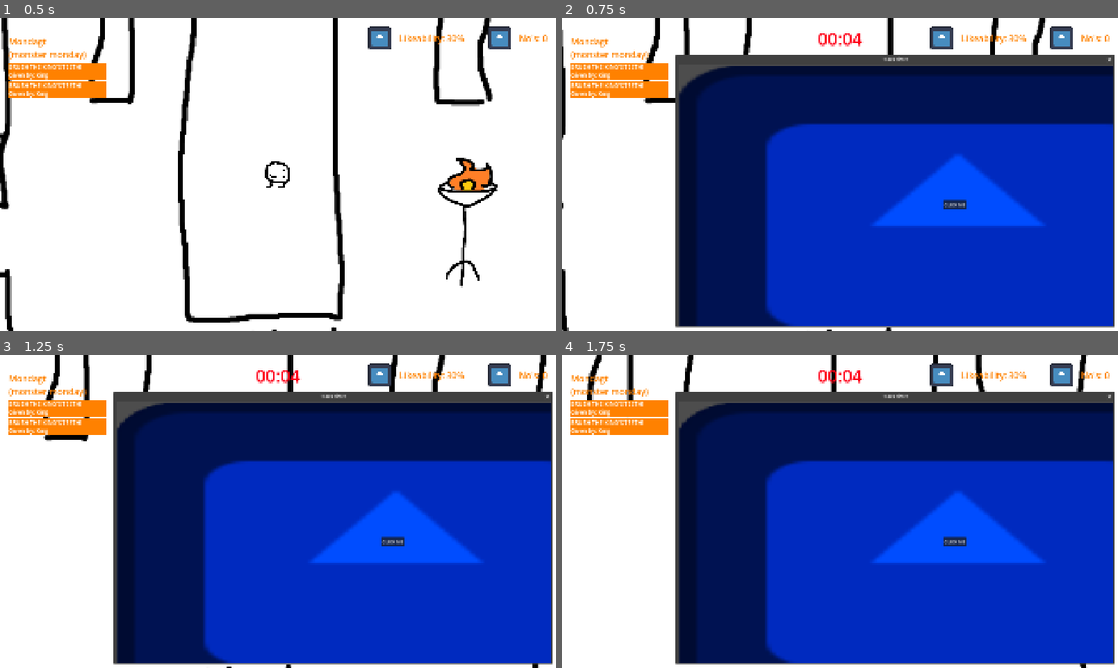
Above: before the commit, frames 1-4 (two rows, left to right).
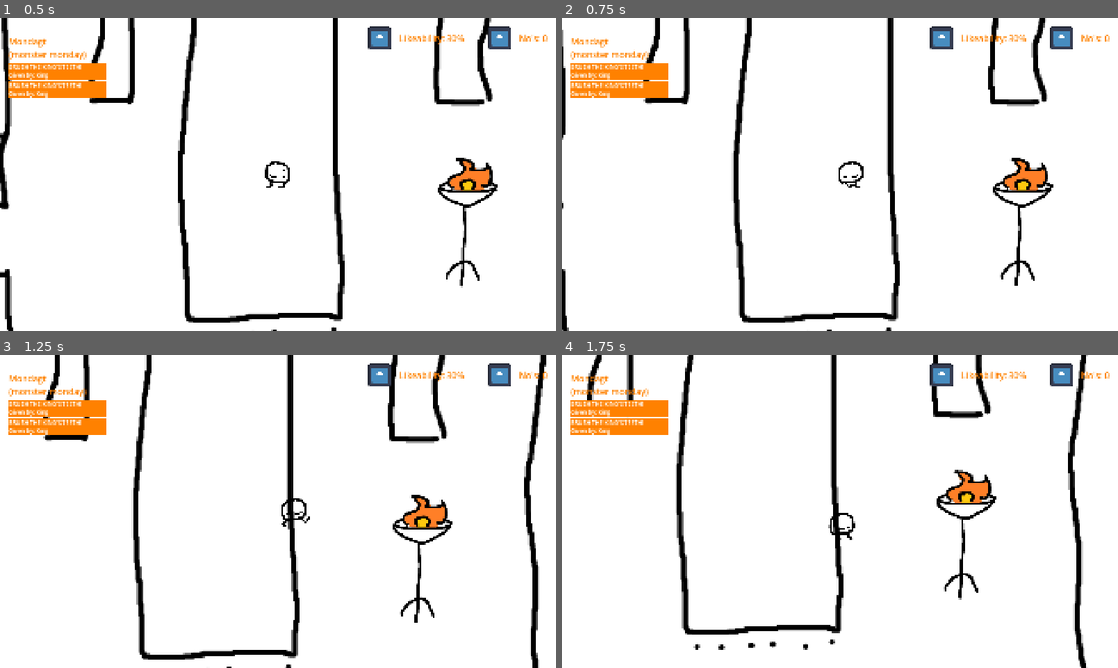
Above: after the commit, the same moments.

Repository: clara0201/NotToday
Game: Godot game, scene res://scenes/main scene/castle.tscn
Same seed, same stepped clock (60 frames per second), same inputs: the game is played once before the commit and once after it. The engine's default icon, where the game draws it, is replaced by a stand-in: a white triangle on a blue panel in a dark square.
Inputs:
- Up to frame 1 (0.5 s): no input
- Up to frame 2 (0.75 s): tap Enter at 0.5 s; hold D (right) from 0.53 s (still down); hold M (MinigamePhase) from 0.53 s (still down)
- Up to frame 3 (1.25 s): keep holding D (right); keep holding M (MinigamePhase)
- Up to frame 4 (1.75 s): release D (right) at 1.28 s; release M (MinigamePhase) at 1.28 s; hold S (down) from 1.28 s (still down); tap M (MinigamePhase) at 1.35 s

Frame 1 is identical in both runs. In frame 2, 69% of the frame differs, in the area x 20-100%, y 4-99%; in frame 3, 69%; in frame 4, 69%.
Error after the commit: Parse Error: Could not find type "NPC" in the current scope. (res://scripts/game_manager.gd:186)

Commit message:
I do not know no more

Diff:
--- a/not-today/project.godot
+++ b/not-today/project.godot
@@ -50,6 +50,11 @@
 "events": [Object(InputEventKey,"resource_local_to_scene":false,"resource_name":"","device":-1,"window_id":0,"alt_press …(192 unchanged characters)…
 ]
 }
+interact={
+"deadzone": 0.2,
+"events": [Object(InputEventKey,"resource_local_to_scene":false,"resource_name":"","device":-1,"window_id":0,"alt_pressed":false,"shift_pressed":false,"ctrl_pressed":false,"meta_pressed":false,"pressed":false,"keycode":0,"physical_keycode":69,"key_label":0,"unicode":101,"location":0,"echo":false,"script":null)
+]
+}
 
 [physics]
 
--- a/not-today/scenes/main scene/castle.tscn
+++ b/not-today/scenes/main scene/castle.tscn
@@ -15,6 +15,8 @@
 [ext_resource type="Texture2D" uid="uid://cm0150lw5ilec" path="res://scenes/main scene/SpriteTemp01.png" id="7_3mmif"]
 [ext_resource type="PackedScene" uid="uid://b075itcslrm22" path="res://scenes/task_ticket.tscn" id="10_s1hkd"]
 [ext_resource type="Texture2D" uid="uid://ugkqlvikvgvn" path="res://icon.svg" id="11_ohiwn"]
+[ext_resource type="PackedScene" uid="uid://bg7wn8rka1eih" path="res://scenes/npc.tscn" id="13_ioo1u"]
+[ext_resource type="Resource" uid="uid://bvtg367mobflc" path="res://data/npcs/king.tres" id="14_4aumm"]
 [ext_resource type="Script" uid="uid://cwm1hhjt23vqp" path="res://scripts/day_over_layer.gd" id="16_cq7t8"]
 
 [sub_resource type="CircleShape2D" id="CircleShape2D_g4qgy"]
@@ -194,6 +196,10 @@
 visible = false
 shape = SubResource("CircleShape2D_dhvi1")
 
+[node name="King" parent="." unique_id=272560002 instance=ExtResource("13_ioo1u")]
+position = Vector2(348, -452)
+npc_data = ExtResource("14_4aumm")
+
 [node name="Sprite2D2" type="Sprite2D" parent="." unique_id=1659786690]
 position = Vector2(672, 152)
 texture = ExtResource("3_4jbif")
--- a/not-today/scripts/game_manager.gd
+++ b/not-today/scripts/game_manager.gd
@@ -40,7 +40,9 @@
 
 # Called when the node enters the scene tree for the first time.
 func _ready() -> void:
-	pass
+	# Connect NPC interaction signals
+	for npc in get_tree().get_nodes_in_group("npcs"):
+		npc.interacted.connect(_on_npc_interacted)
 
 # Called every frame. 'delta' is the elapsed time since the previous frame.
 func _process(delta: float) -> void:
@@ -173,7 +175,6 @@
 	likeability_label.text = "Likeability: " + str(likeability_percentage) + "%"
 	no_label.text = "No's: " + str(no_counter)
 
-
 ### SIGNALS ###
 
 func _on_timer_timeout() -> void:
@@ -181,3 +182,17 @@
 
 func _on_next_day_button_pressed() -> void:
 	start_day()
+
+func _on_npc_interacted(npc: NPC) -> void:
+	print("adw")
+	var player := get_tree().get_first_node_in_group("player")
+	if player and player.has_method("start_interaction"):
+		player.start_interaction()
+
+	if npc.npc_data:
+		for line in npc.npc_data.dialogue_lines:
+			print(npc.npc_data.display_name + ": " + line)
+
+	await get_tree().create_timer(0.5).timeout
+	if player and player.has_method("end_interaction"):
+		player.end_interaction()
